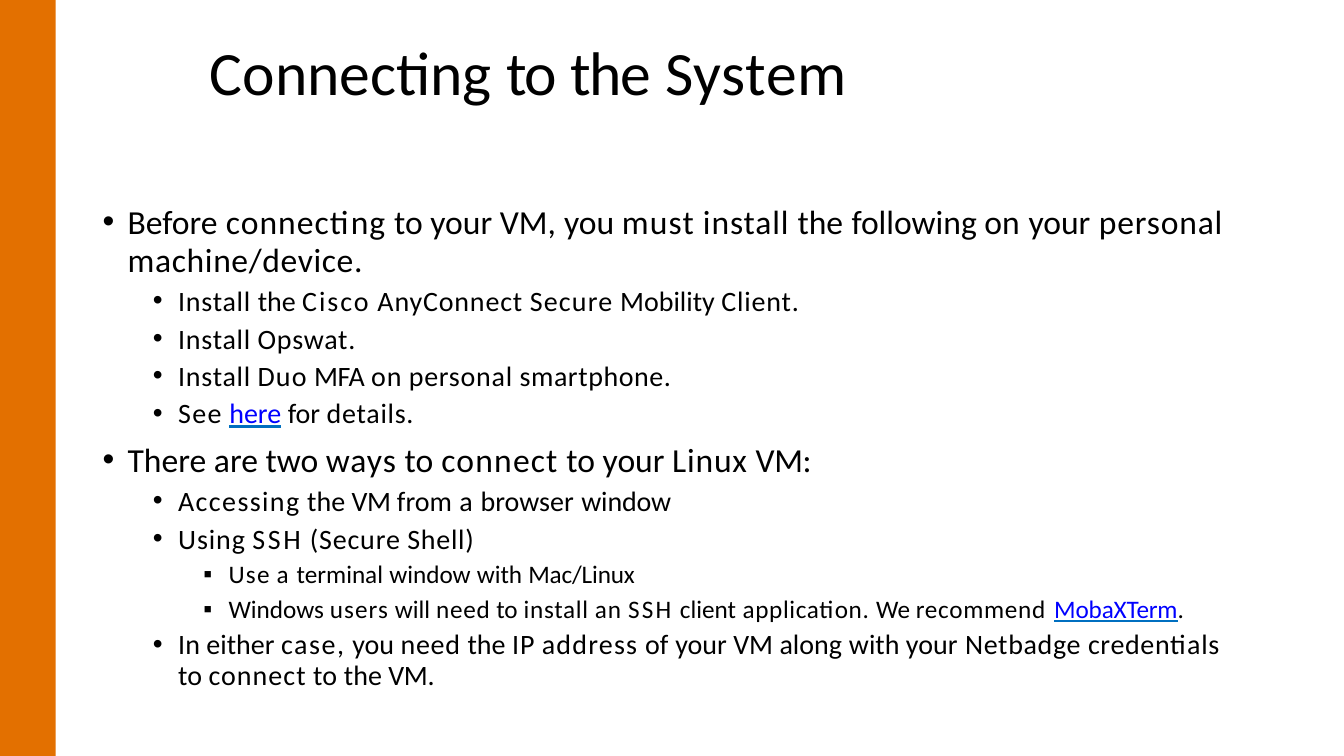
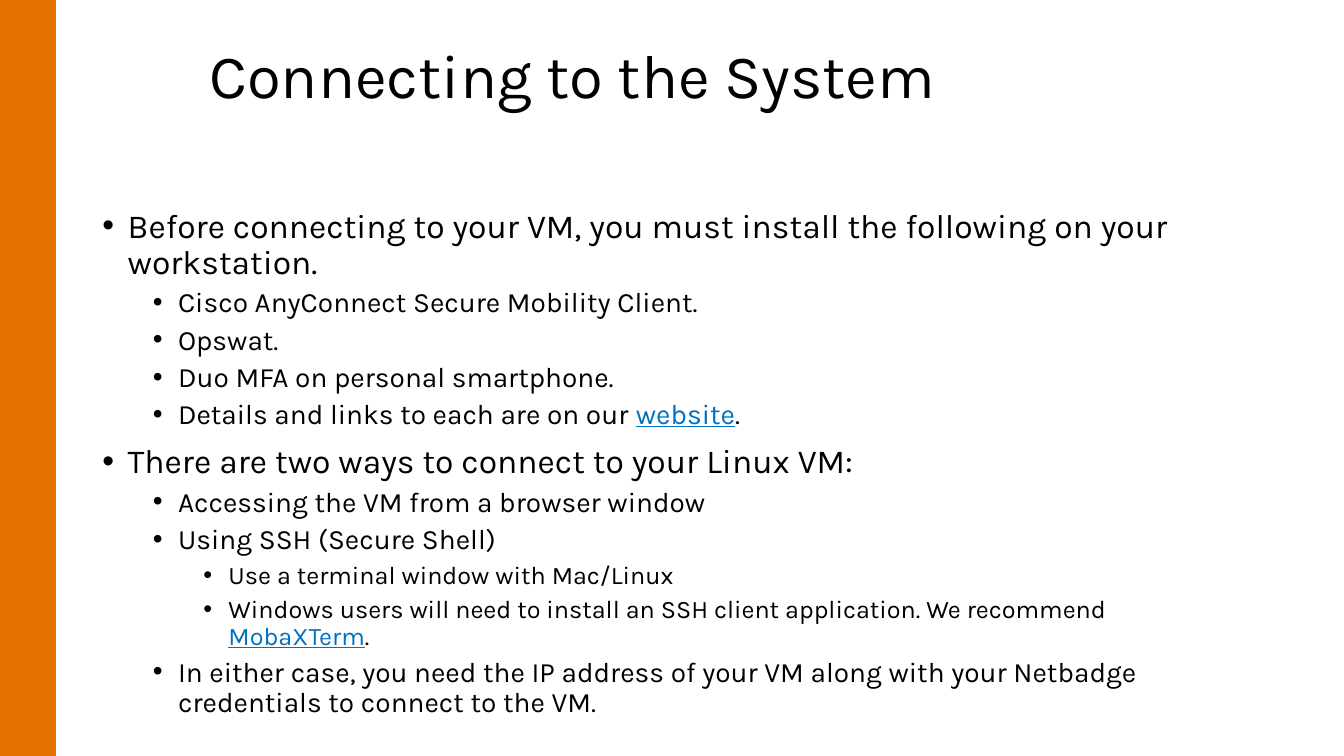
Before and after one commit to uvarc/rc-learning, a slide deck: slide 10 of content/notes/rio-intro/rio-intro.pptx. Drawn at 1344x756 pixels with LibreOffice and Linux fonts; fonts in the diff are those of the drawing; background and template pictures are left out. Boxes give left, top, right and bottom in pixels: in the first picture for what was removed or moved away, otherwise in the second. Text is boxed around its words. In the diff, an @@ line names an element or a change of style, - is before the commit and + after.

```diff
--- a/content/notes/rio-intro/rio-intro.pptx
+++ b/content/notes/rio-intro/rio-intro.pptx
@@ title "Connecting to the System" at (x1=210, y1=55, x2=935, y2=113): font Calibri to Karla; letter spacing -1.4 to 0 pt in "to"; letter spacing -1.1 to 0 pt in "the"; letter spacing 0.5 to 0 pt in "System"; indent changed; line spacing 1 to 0.9; less space between paragraphs @@
@@ text at (x1=128, y1=215, x2=1167, y2=427): text changed; font Calibri to Karla @@
-• Before connecting to your VM, you must install the following on your personal
-machine/device.
-  • Install the Cisco AnyConnect Secure Mobility Client.
-  • Install Opswat.
-  • Install Duo MFA on personal smartphone.
-  • See here for details.
+• Before connecting to your VM, you must install the following on your workstation.
+  • Cisco AnyConnect Secure Mobility Client.
+  • Opswat.
+  • Duo MFA on personal smartphone.
+  • Details and links to each are on our website.
@@ text at (x1=128, y1=450, x2=1136, y2=713): font Calibri to Karla in "There are two ways to connect to ...", "Accessing the VM from a browser window", "Using SSH (Secure Shell)", "Use a terminal window with Mac/Linux" and 2 more places; letter spacing 0.8 to 0 pt in "ways connect", "users", "address connect"; letter spacing 0.6 to 0 pt in "Linux", "(Secure Shell)", "need"; letter spacing -0.2 to 0 pt in "VM:", "VM."; letter spacing 1 to 0 pt in "Accessing"; letter spacing -0.3 to 0 pt in "VM"; letter spacing 1.1 to 0 pt in "a", "case,"; letter spacing -0.1 to 0 pt in "window", "Mac/Linux", "MobaXTerm."; letter spacing 0.7 to 0 pt in "Using", "an", "IP"; letter spacing 1.9 to 0 pt, letter spacing 1.6 to 0 pt in "SSH"; letter spacing 0.9 to 0 pt in "Use a"; text colour #0000FF to #0070C0 in "MobaXTerm."; letter spacing 0.5 to 0 pt in "need install application. recommend", "Netbadge credentials"; indent changed; line spacing 1 to 0.9; more space between paragraphs; bullet ▪ to •; line spacing 21.8pt to 0.9 @@
```
Also in this commit, not shown: 26 other slides changed, 13 slides added, 3 slides removed, 1 other file.
